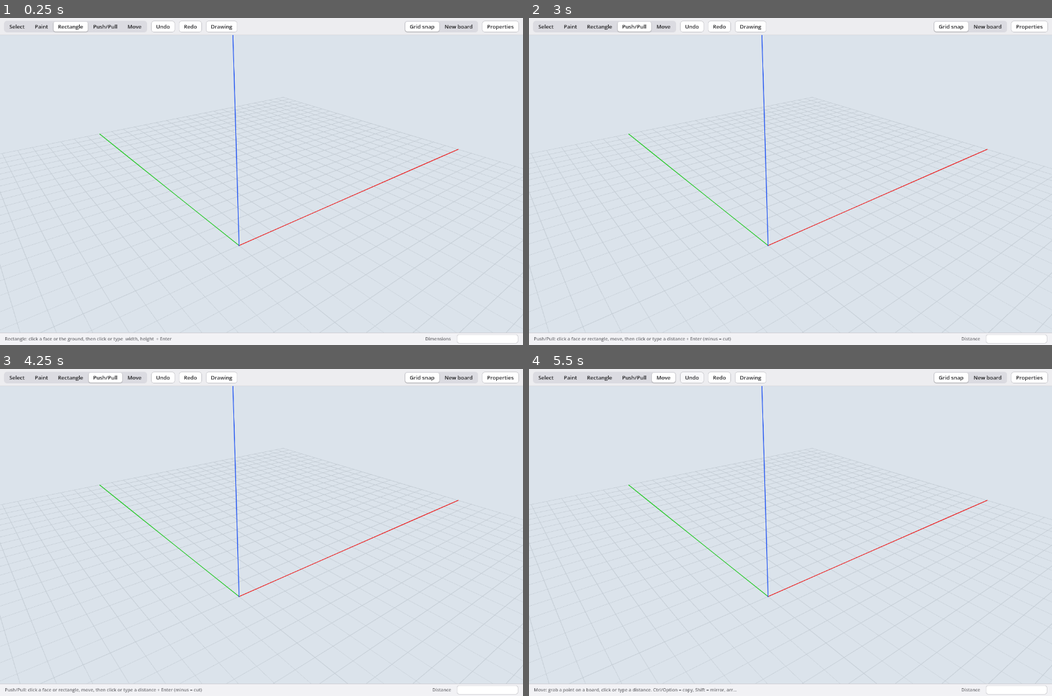
Above: before the commit, frames 1-4 (two rows, left to right).
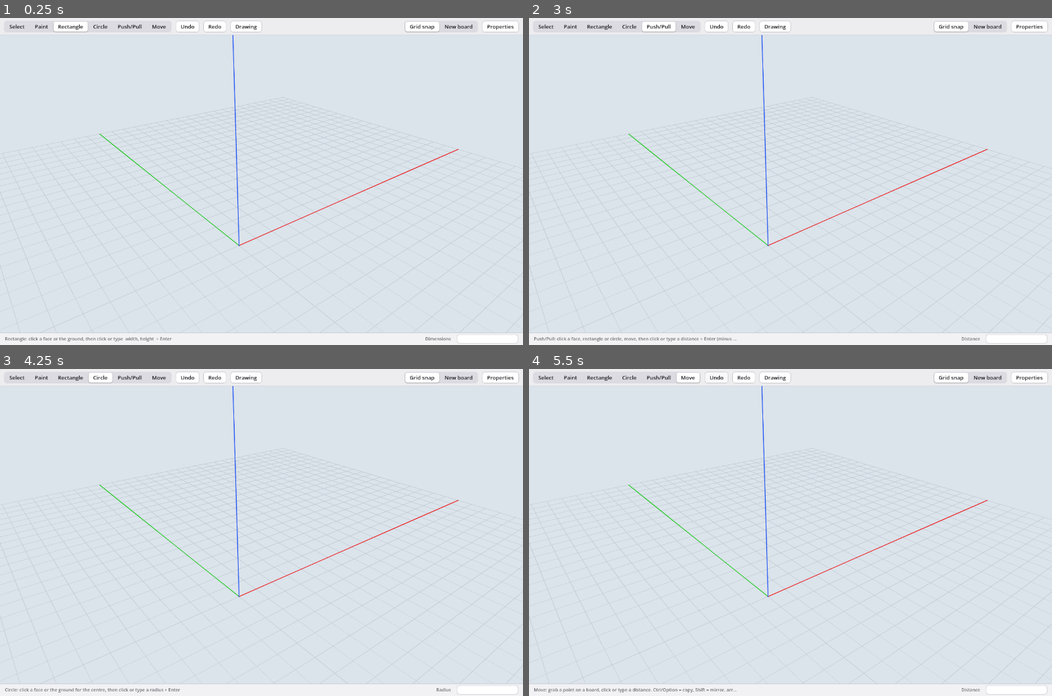
Above: after the commit, the same moments.

Repository: wweatherall/Napkin
Game: Godot game, scene res://main.tscn
Same seed, same stepped clock (60 frames per second), same inputs: the game is played once before the commit and once after it.
Inputs (mouse positions are in pixels of both pictures, inside the frame that each line leads up to):
- Up to frame 1 (0.25 s): no input
- Up to frame 2 (3 s): click "Select" at 0.5 s; click "Paint" at 1.25 s; click "Rectangle" at 2 s; click "Push/Pull" at 2.75 s
- Up to frame 3 (4.25 s): click (99, 378) at 3.5 s, where only the run after the commit has a clickable "Circle"
- Up to frame 4 (5.5 s): click "Move" at 4.25 s; click "Undo" at 5 s

The runs differ from the first frame. In frame 1, 0.3% of the frame differs, in the area x 17-51%, y 0-5%; in frame 2, 0.7%, in the area x 9-51%, y 0-99%; in frame 3, 0.6%; in frame 4, 0.4%.
Error in both runs: Invalid assignment of property or key 'text' with value of type 'String' on a base object of type 'Nil'. (res://main.gd:1672)

Commit message:
T81: draw exact circles and push them into round stock, holes and bosses

Diff:
--- a/viewport/inference.gd
+++ b/viewport/inference.gd
@@ -94,7 +94,10 @@
 		for rid in m.rects:
 			var pts: PackedVector3Array = PackedVector3Array(m.rects[rid]["pts"])
 			verts["rect " + rid] = pts
-			edges["rect " + rid] = PackedVector3Array([pts[0], pts[1], pts[1], pts[2], pts[2], pts[3], pts[3], pts[0]])
+			var perimeter := PackedVector3Array()
+			for i in pts.size():
+				perimeter.append_array(PackedVector3Array([pts[i], pts[(i + 1) % pts.size()]]))
+			edges["rect " + rid] = perimeter
 	var keep := func(v: Vector3) -> bool: return _on_plane(v, plane) and not _on_other(v, not_on)
 	# endpoints
 	var cands := []
--- a/viewport/keys.gd
+++ b/viewport/keys.gd
@@ -50,6 +50,7 @@
 	match e.keycode:
 		KEY_SPACE: m.set_tool("select")
 		KEY_R: m.set_tool("rect")
+		KEY_C: m.set_tool("circle")
 		KEY_P: m.set_tool("push")
 		KEY_M: m.set_tool("move")
 		KEY_G: m._menu("grid")
--- a/viewport/main.gd
+++ b/viewport/main.gd
@@ -561,14 +561,14 @@
 	var row := HBoxContainer.new()
 	row.add_theme_constant_override("separation", 10)
 	bar.add_child(row)
-	row.add_child(_segments([["Select", "select", "Select (Space)"], ["Paint", "paint", "Paint (pick the wood in the Wood menu)"], ["Rectangle", "rect", "Rectangle (R)"], ["Push/Pull", "push", "Push/Pull (P)"], ["Move", "move", "Move (M)"]], false))
+	row.add_child(_segments([["Select", "select", "Select (Space)"], ["Paint", "paint", "Paint (pick the wood in the Wood menu)"], ["Rectangle", "rect", "Rectangle (R)"], ["Circle", "circle", "Circle (C)"], ["Push/Pull", "push", "Push/Pull (P)"], ["Move", "move", "Move (M)"]], false))
 	for spec in [["Undo", "undo", "Undo (⌘Z)"], ["Redo", "redo", "Redo (⇧⌘Z)"], ["Drawing", "drawing", "Drawing and cut list (D)"]]:
 		var b := Button.new(); b.text = spec[0]; b.tooltip_text = spec[2]; b.focus_mode = Control.FOCUS_NONE
 		b.pressed.connect(_menu.bind(spec[1]))
 		row.add_child(b)
 	var gap := Control.new(); gap.size_flags_horizontal = Control.SIZE_EXPAND_FILL; gap.mouse_filter = Control.MOUSE_FILTER_IGNORE
 	row.add_child(gap)
-	row.add_child(_segments([["Grid snap", "grid", "Snap to a 10 mm grid (G)"], ["New board", "newboard", "Pushing a rectangle drawn on a face makes a separate board (B)"]], true))
+	row.add_child(_segments([["Grid snap", "grid", "Snap to a 10 mm grid (G)"], ["New board", "newboard", "Pushing a profile drawn on a face makes a separate board (B)"]], true))
 	var properties_button := Button.new()
 	properties_button.text = "Properties"
 	properties_button.focus_mode = Control.FOCUS_NONE
@@ -803,7 +803,7 @@
 func _make_tools() -> void:
 	infer = load("res://inference.gd").new()
 	infer.m = self
-	for k in ["select", "rect", "push", "move", "paint"]:
+	for k in ["select", "rect", "circle", "push", "move", "paint"]:
 		tools[k] = load("res://tools/%s_tool.gd" % k).new()
 		tools[k].setup(self)
 
@@ -1106,7 +1106,7 @@
 
 func _show_siblings(bid: String) -> void:
 	hover_body = bid
-	pres.show_siblings(_siblings_of(bid) if tool in ["rect", "push", "move", "paint"] else [])
+	pres.show_siblings(_siblings_of(bid) if tool in ["rect", "circle", "push", "move", "paint"] else [])
 
 
 func _say_status(txt: String) -> void:
@@ -1222,7 +1222,7 @@
 	if op.is_empty():
 		_say_status("Nothing to redo")
 		return
-	if op["type"] == "rect":
+	if op["type"] in ["rect", "circle"]:
 		if not rects.has(op["id"]): _register_rect(op)
 	elif op["type"] == "push_pull":
 		var rid: String = op["target"].get("rect", "")
@@ -1804,7 +1804,7 @@
 				  ["Delete (⌫)", "delete", 0], ["Make unique (U)", "unique", 0], ["Detach from array", "detach", 0], [],
 				  ["Hide (H)", "hide", 0], ["Unhide selected", "unhide_selected", 0], ["Unhide last", "unhide_last", 0],
 				  ["Unhide all (Shift+H)", "unhide_all", 0]]],
-		["Tools", [["Select (Space)", "select", 0], ["Paint", "paint", 0], ["Rectangle (R)", "rect", 0], ["Push/Pull (P)", "push", 0], ["Move (M)", "move", 0]]],
+		["Tools", [["Select (Space)", "select", 0], ["Paint", "paint", 0], ["Rectangle (R)", "rect", 0], ["Circle (C)", "circle", 0], ["Push/Pull (P)", "push", 0], ["Move (M)", "move", 0]]],
 		["View", [["Grid snap (G)", "grid", -1], ["New board on faces (B)", "newboard", -1], ["Hidden geometry", "hiddengeom", -1]]],
 	]
 	for m in spec:
@@ -1840,7 +1840,7 @@
 		"drawing": export_drawing()
 		"undo": undo()
 		"redo": redo()
-		"select", "rect", "push", "move", "paint": set_tool(tag)
+		"select", "rect", "circle", "push", "move", "paint": set_tool(tag)
 		"assemble": make_assembly()
 		"unique": _linked_op("make_unique")
 		"detach": _linked_op("detach")
--- a/viewport/measure_box.gd
+++ b/viewport/measure_box.gd
@@ -73,7 +73,7 @@
 		if tool == "move" and counts.search(txt.to_lower()) != null:
 			length_pending = {}
 			tools[tool].typed(txt)
-		elif tool in ["rect", "push", "move"]:
+		elif tool in ["rect", "circle", "push", "move"]:
 			var texts := txt.split(",") if tool == "rect" else PackedStringArray([txt])
 			# Worked out here, at once, the way FreeCAD would (units.gd evaluate_length: 150, 3/4", 1' 6 1/2",
 			# 5in + 23mm, 1'-6" = 6", I35): drafts never wait for FreeCAD. What it declines goes to FreeCAD (T32).
--- a/viewport/presenter.gd
+++ b/viewport/presenter.gd
@@ -21,7 +21,7 @@
 var body_verts := {}                # body id -> PackedVector3Array (unique corners)
 var body_edges := {}                # body id -> feature edge segments (model mm)
 var body_cuts := {}                 # body id -> [{op, kind, lo, hi}] from FreeCAD: holes and added pieces
-var rects := {}                     # rect id -> {"tris","n","on","pts"}
+var rects := {}                     # profile id (rectangle or circle) -> {"tris","n","on","pts"}
 var drafts := {}                    # op id -> Node3D
 var stock_frames := {}              # body id -> rectangular stock frame from bodies.json (plane fits, I40)
 
@@ -45,19 +45,47 @@
 	var origin := Vector3(src["point"][0], src["point"][1], src["point"][2]) if pl.has("on") else Vector3(src["origin"][0], src["origin"][1], src["origin"][2])
 	var n := Vector3(src["normal"][0], src["normal"][1], src["normal"][2])
 	var b: Array = m.plane_basis(n)
-	var corner: Array = op.get("corner", [0, 0])     # optional, as in the worker
-	var o2: Vector3 = origin + b[0] * float(corner[0]) + b[1] * float(corner[1])
-	var pts: PackedVector3Array = m._rect_pts(o2, b[0], b[1], op["size"][0], op["size"][1])
-	var tris := PackedVector3Array([pts[0], pts[1], pts[2], pts[0], pts[2], pts[3]])
-	rects[op["id"]] = {"tris": tris, "n": n, "on": src.get("body", "") if pl.has("on") else "", "pts": pts}
+	var pts: PackedVector3Array
+	var tris: PackedVector3Array
+	var lines := PackedVector3Array()
+	if op["type"] == "circle":
+		var center: Array = op.get("center", [0, 0])
+		var shape := circle_geometry(origin + b[0] * float(center[0]) + b[1] * float(center[1]), n, op["radius"])
+		pts = shape.pts; tris = shape.tris; lines = shape.lines
+	else:
+		var corner: Array = op.get("corner", [0, 0])
+		var o2: Vector3 = origin + b[0] * float(corner[0]) + b[1] * float(corner[1])
+		pts = m._rect_pts(o2, b[0], b[1], op["size"][0], op["size"][1])
+		tris = PackedVector3Array([pts[0], pts[1], pts[2], pts[0], pts[2], pts[3]])
+		lines = PackedVector3Array([pts[0], pts[1], pts[1], pts[2], pts[2], pts[3], pts[3], pts[0]])
+	rects[op["id"]] = {"tris": tris, "n": n, "on": src.get("body", "") if pl.has("on") else "", "pts": pts, "kind": op["type"]}
 	var mi := MeshInstance3D.new()
 	mi.mesh = m._tri_mesh(tris, m.mat_rect)
-	mi.add_child(m._lines(PackedVector3Array([pts[0], pts[1], pts[1], pts[2], pts[2], pts[3], pts[3], pts[0]]), Color(0.1, 0.2, 0.6)))
+	mi.add_child(m._lines(lines, Color(0.1, 0.2, 0.6)))
 	m.drafts_root.add_child(mi)
 	m._add_collision(mi, "rect_id", op["id"])
 	drafts[op["id"]] = mi
 
 
+# A viewport approximation only. The op contains the radius; FreeCAD keeps an exact sketch circle.
+const CIRCLE_SEGMENTS := 64
+
+func circle_geometry(center: Vector3, normal: Vector3, radius: float) -> Dictionary:
+	var basis: Array = m.plane_basis(normal)
+	var pts := PackedVector3Array()
+	var tris := PackedVector3Array()
+	var lines := PackedVector3Array()
+	for i in CIRCLE_SEGMENTS:
+		var angle := 2.0 * PI * i / CIRCLE_SEGMENTS
+		pts.append(center + radius * (basis[0] * cos(angle) + basis[1] * sin(angle)))
+	for i in CIRCLE_SEGMENTS:
+		var a := pts[i]; var b := pts[(i + 1) % CIRCLE_SEGMENTS]
+		lines.append_array(PackedVector3Array([a, b]))
+	for i in range(1, CIRCLE_SEGMENTS - 1):
+		tris.append_array(PackedVector3Array([pts[0], pts[i], pts[i + 1]]))
+	return {"pts": pts, "tris": tris, "lines": lines}
+
+
 func drop_draft(oid: String) -> void:
 	if drafts.has(oid):
 		drafts[oid].queue_free(); drafts.erase(oid)
@@ -66,7 +94,7 @@
 func rebuild_rect_drafts(ops: Array, used: Dictionary) -> void:
 	"""After an open: every rectangle's data, and a draft for those not yet pushed out."""
 	for op in ops:
-		if op["type"] == "rect":
+		if op["type"] in ["rect", "circle"]:
 			if used.has(op["id"]):
 				register_rect(op); drop_draft(op["id"])
 			elif not drafts.has(op["id"]):
@@ -78,7 +106,7 @@
 	var oid: String = op["id"]
 	end_wave(oid)
 	drop_draft(oid)
-	if op["type"] == "rect":
+	if op["type"] in ["rect", "circle"]:
 		rects.erase(oid)
 	elif op["type"] in ["mirror", "move"]:
 		for nid in op.get("new_ids", []):
--- /dev/null
+++ b/viewport/tests/quick/circle.gd
@@ -0,0 +1,82 @@
+extends RefCounted
+## T81: real Circle gestures, length syntax, exact Push/Pull, and profile undo/redo.
+const Main := preload("res://main.gd")
+const Harness := preload("res://tests/harness.gd")
+var harness: Harness
+var m: Main:
+	get: return harness.m
+
+
+func _circle(at: Vector3, toward: Vector3, radius: String) -> void:
+	await harness._key(KEY_C)
+	await harness._click_at(at)
+	await harness._drag_to(toward, 4)
+	await harness._type(radius + "\n")
+	await harness.get_tree().physics_frame
+
+
+func run() -> void:
+	await harness._fresh("circle")
+	await harness._view(Vector3(200, 100, 0), -30, -50, 1.2)
+	await harness._key(KEY_C)
+	harness._ok("C selects Circle and labels the measurement Radius", m.tool == "circle" and m.tools.circle.vcb_label() == "Radius", m.tool)
+	await harness._drag_to(Vector3.ZERO, 4)
+	await harness._button(true)
+	await harness._drag_to(Vector3(40, 0, 0), 6)
+	await harness._button(false)
+	harness._ok("press-drag-release makes a circle of radius 40", m.ops.size() == 1 and m.ops.back().type == "circle" and is_equal_approx(m.ops.back().radius, 40.0), m.ops)
+	m.undo()
+	await harness._wait_confirm()
+	harness._ok("undo removes the loose circle", m.rects.is_empty(), m.rects.keys())
+	m.redo()
+	await harness._wait_confirm()
+	harness._ok("redo restores the loose circle and its picking draft", m.rects.has("r1") and m.drafts.has("r1"), m.rects.keys())
+	await harness.get_tree().physics_frame
+	var center_pick := m.pick(m.cam.unproject_position(Main.m2g(Vector3.ZERO)))
+	harness._ok("the loose circle is pickable at its centre", center_pick.get("rect", "") == "r1", center_pick)
+	await harness._push(Vector3(0, 0, 0), Vector3(0, 0, 60), "100")
+	await harness._wait_wave()
+	var bodies := harness._bodies()
+	harness._ok("Push/Pull makes an exact dowel", bodies.has("b1") and absf(bodies.get("b1", {}).get("volume_mm3", 0.0) - PI * 1600 * 100) < 0.1, bodies)
+	await harness._shot("circle_dowel")
+	m.undo()
+	await harness._wait_wave()
+	harness._ok("undo push restores the loose circle", m.drafts.has("r1") and not m.body_tris.has("b1"), m.drafts.keys())
+	m.redo()
+	await harness._wait_wave()
+	harness._ok("redo push consumes the loose circle again", not m.drafts.has("r1") and m.body_tris.has("b1"), m.drafts.keys())
+	await _circle(Vector3(180, 0, 0), Vector3(210, 0, 0), "3/4\"")
+	harness._ok("typed fractional inches become an unrounded radius", m.ops.back().type == "circle" and absf(m.ops.back().get("radius", 0.0) - 19.05) < 1e-9, m.ops.back())
+	# A completed click starts the circle; only the second click ends it.
+	await harness._click_at(Vector3(320, 0, 0))
+	await harness._drag_to(Vector3(350, 0, 0), 4)
+	var count := m.ops.size()
+	harness._ok("click and move leaves the circle active", m.tools.circle.busy(), m.tools.circle.state)
+	await harness._press()
+	harness._ok("second click finishes a radius 30 circle", m.ops.size() == count + 1 and is_equal_approx(m.ops.back().get("radius", 0.0), 30.0), m.ops.back())
+	await _circle(Vector3(450, 0, 0), Vector3(470, 0, 0), "0.2")
+	harness._ok("a typed sub-millimetre radius bypasses the accidental-drag filter", is_equal_approx(m.ops.back().get("radius", 0.0), 0.2), m.ops.back())
+	await harness._key(KEY_C)
+	await harness._click_at(Vector3(450, 100, 0))
+	await harness._key(KEY_ESCAPE)
+	harness._ok("Escape cancels the circle gesture", not m.tools.circle.busy(), m.tools.circle.state)
+	# On-face profiles use the same join/cut/New board rules as rectangles.
+	await harness._fresh("circle_face", harness._plank(1, Vector3.ZERO, Vector3(300, 200, 18)))
+	await harness._view(Vector3(150, 100, 18), -30, -50, 1.0)
+	await _circle(Vector3(60, 60, 18), Vector3(80, 60, 18), "20")
+	await harness._push(Vector3(60, 60, 18), Vector3(60, 60, 0), "-18")
+	await harness._wait_wave()
+	bodies = harness._bodies()
+	harness._ok("a circle on a face cuts an exact round through hole", bodies.has("b1") and absf(bodies.b1.volume_mm3 - (300.0 * 200 * 18 - PI * 400 * 18)) < 0.1 and m.ops.back().get("through", false), bodies)
+	await _circle(Vector3(150, 60, 18), Vector3(170, 60, 18), "20")
+	await harness._push(Vector3(150, 60, 18), Vector3(150, 60, 38), "20")
+	await harness._wait_wave()
+	bodies = harness._bodies()
+	harness._ok("a positive circle push joins as a boss", not m.ops.back().has("body") and absf(bodies.b1.volume_mm3 - (300.0 * 200 * 18 + PI * 400 * 2)) < 0.1, bodies)
+	await harness._key(KEY_B)
+	await _circle(Vector3(240, 60, 18), Vector3(255, 60, 18), "15")
+	await harness._push(Vector3(240, 60, 18), Vector3(240, 60, 48), "30")
+	await harness._wait_wave()
+	bodies = harness._bodies()
+	harness._ok("B makes a separate exact round board", bodies.has("b2") and absf(bodies.get("b2", {}).get("volume_mm3", 0.0) - PI * 225 * 30) < 0.1, bodies)
+	await harness._shot("circle_hole_boss_board")
--- /dev/null
+++ b/viewport/tools/circle_tool.gd
@@ -0,0 +1,102 @@
+extends "res://tools/tool.gd"
+## Circle (C): centre, then radius; the same click/drag gesture as Rectangle (I43).
+
+var state := {}
+
+
+func reset() -> void:
+	state = {}
+	press_reset()
+
+
+func hint() -> String:
+	return "Circle: click a face or the ground for the centre, then click or type a radius + Enter"
+
+
+func busy() -> bool:
+	return state.get("active", false)
+
+
+func mouse_moved(screen: Vector2) -> void:
+	press_moved(screen)
+	if busy():
+		_radius_drag(screen)
+	else:
+		m._show_marker(m.snap(m.pick(screen), screen))
+
+
+func click(screen: Vector2) -> void:
+	if busy():
+		_finish_circle()
+		return
+	var p := m.snap(m.pick(screen), screen)
+	if not p.get("hit", false): return
+	if m.edit_blocked(p["body"]): return
+	var on: String = p["body"]
+	if p["rect"] != "": on = m.rects[p["rect"]]["on"]
+	state = {"active": true, "origin": p["point"], "n": p["normal"], "on": on, "radius": 0.0}
+	press_started(screen)
+
+
+func release(screen: Vector2) -> void:
+	if not press_released().get("drag", false) or not busy(): return
+	_radius_drag(screen)
+	_finish_circle()
+
+
+func typed(txt: String) -> void:
+	if busy(): commit_circle(absf(float(txt)))
+
+
+func vcb_label() -> String:
+	return "Radius"
+
+
+func vcb_value() -> String:
+	return DISTANCE_DISPLAY_FORMAT % state["radius"] if busy() else ""
+
+
+func _radius_drag(screen: Vector2) -> void:
+	var o := Main.g2m(m.cam.project_ray_origin(screen))
+	var d := Main.n_g2m(m.cam.project_ray_normal(screen))
+	var n: Vector3 = state["n"]
+	var den := d.dot(n)
+	if absf(den) < 1e-6: return
+	var t: float = (state["origin"] - o).dot(n) / den
+	var q := o + d * t
+	var p := m.snap({"hit": true, "point": q, "normal": n, "body": state["on"], "rect": ""}, screen)
+	var v: Vector3 = p["point"] - state["origin"]
+	v -= n * v.dot(n)
+	# A snap to the centre cannot make a circle; follow the grid/cursor, as Rectangle does for zero sides.
+	if p.get("snap", "grid") != "grid" and v.length() < GEOMETRY_TOLERANCE_MM:
+		p = infer.on_grid({"hit": true, "point": q, "normal": n, "body": state["on"], "rect": ""})
+		v = p["point"] - state["origin"]
+	m._show_marker(p)
+	state["point_snap"] = p.get("snap", "") in ["endpoint", "midpoint", "on edge"]
+	state["radius"] = v.length()
+	var shape: Dictionary = m.pres.circle_geometry(state["origin"], n, state["radius"])
+	m.overlay.mesh = m._tri_mesh(shape.tris, m.mat_rect)
+	m.overlay_lines.mesh = m._lines(shape.lines, Color(0.1, 0.2, 0.6)).mesh
+	m._update_vcb()
+
+
+func _finish_circle() -> void:
+	if not pointer_distance_ok(state["radius"], state.get("point_snap", false)): return
+	commit_circle(state["radius"])
+
+
+func commit_circle(radius: float) -> void:
+	if not is_finite(radius) or radius < GEOMETRY_TOLERANCE_MM: return
+	m.counters["r"] += 1
+	var rid := "r%d" % m.counters["r"]
+	var plane := {}
+	if state["on"] != "":
+		plane = {"on": {"body": state["on"], "normal": Main.arr3(state["n"]), "point": Main.arr3(state["origin"])}}
+	else:
+		plane = {"origin": Main.arr3(state["origin"]), "normal": Main.arr3(state["n"])}
+	var op := {"id": rid, "type": "circle", "plane": plane, "radius": radius}
+	m.ops.append(op)
+	m._register_rect(op)      # shared loose-profile presentation and picking
+	reset()
+	m.overlay.mesh = null; m.overlay_lines.mesh = null
+	m.sync()
--- a/viewport/tools/push_tool.gd
+++ b/viewport/tools/push_tool.gd
@@ -1,10 +1,10 @@
 extends "res://tools/tool.gd"
-## Push/Pull (P): click a face or rectangle, move, then click or type a distance + Return (minus = cut).
+## Push/Pull (P): click a face, rectangle or circle, move, then click or type a distance + Return (minus = cut).
 
 var state := {}
 var face_highlight: MeshInstance3D
 const FIT_MODES := ["Butt to plane", "Slice at plane", "Fully reach plane"]   # I41: ⌥ Option cycles them
-var hover := {}          # the face or rectangle under the cursor
+var hover := {}          # the face, rectangle or circle under the cursor
 
 
 func reset() -> void:
@@ -14,7 +14,7 @@
 
 
 func hint() -> String:
-	return "Push/Pull: click a face or rectangle, move, then click or type a distance + Enter (minus = cut)"
+	return "Push/Pull: click a face, rectangle or circle, move, then click or type a distance + Enter (minus = cut)"
 
 
 func busy() -> bool:
@@ -211,6 +211,8 @@
 	if body == state.body or not m.stock_frames.has(body) or m.stock_frames[body].fitted: return
 	var source_size := 0.0
 	if state.rect != "":
+		# Plane-fit stock dimensions describe rectangles. Circle pushes still use point/back-face inference.
+		if m.rects[state.rect].get("kind", "rect") == "circle": return
 		if m.rects[state.rect].on != "" and not (m.new_board and state.dist > 0): return
 	else:
 		if not m.stock_frames.has(state.body) or m.stock_frames[state.body].fitted: return
Not shown, changed: ARCHITECTURE.md
Not shown, changed: docs/handoff/H041-circle-tool.md
Not shown, changed: docs/protocol.md
Not shown, changed: viewport/tools/CLAUDE.md
